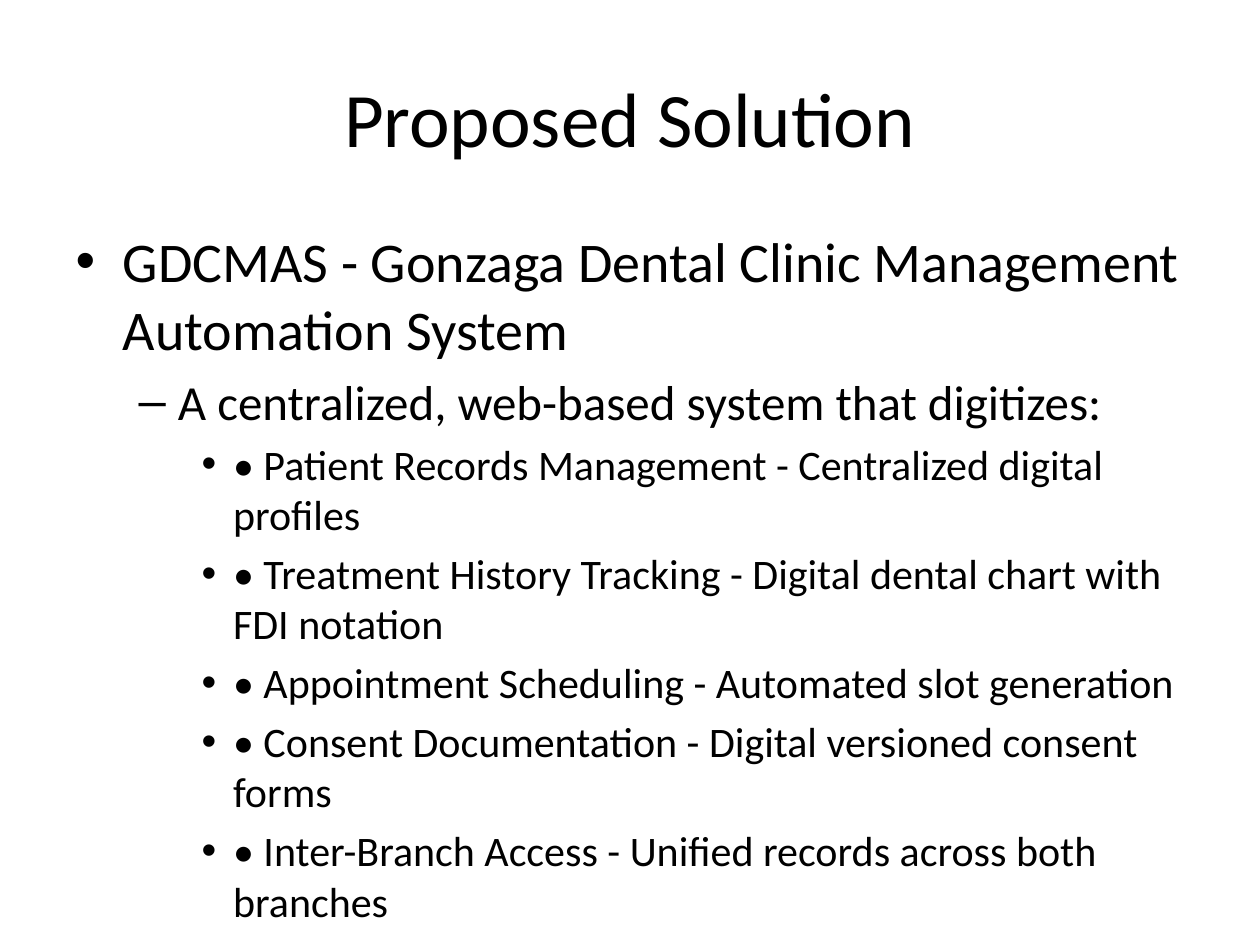
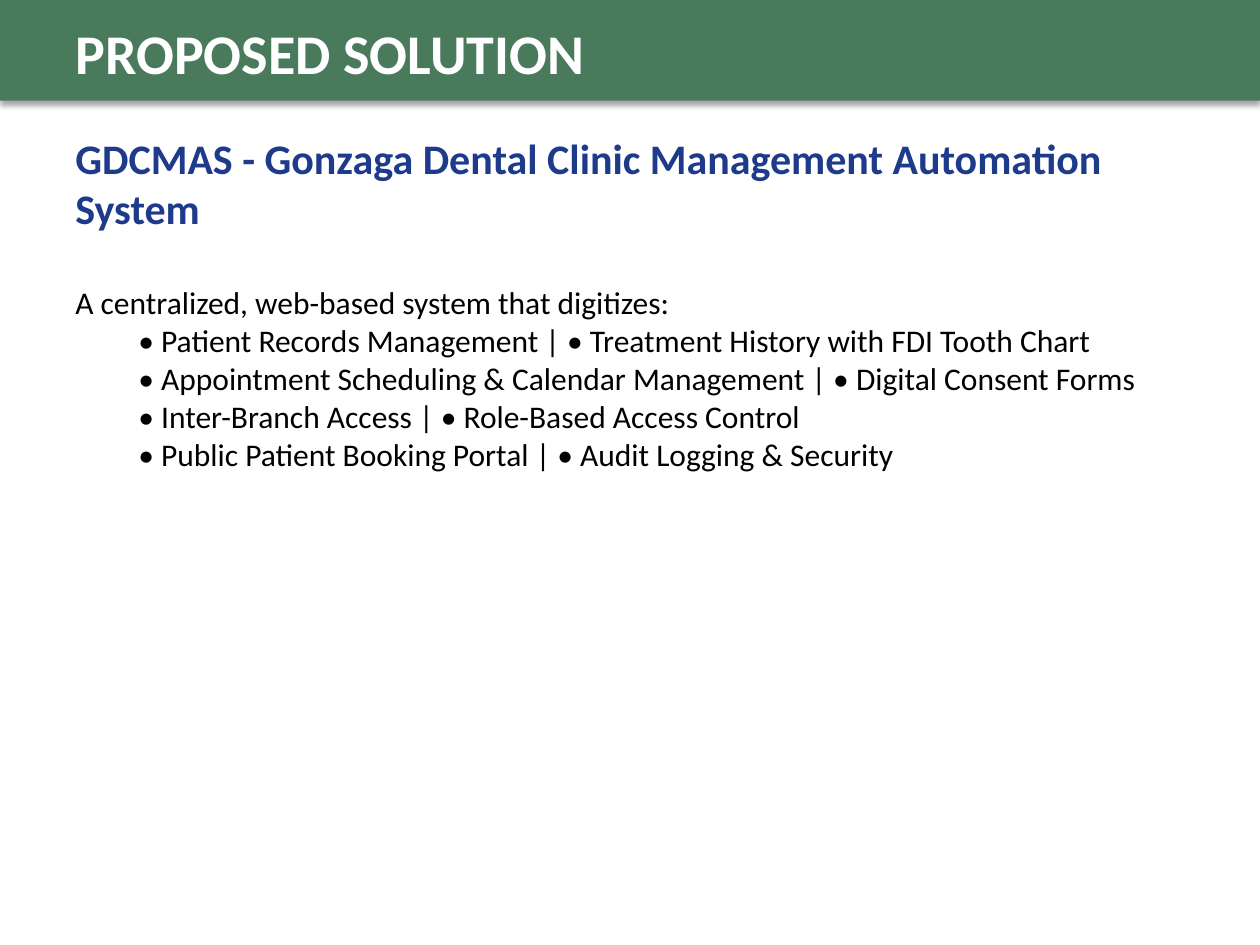
Before and after one commit to fritzmichael1-2/gonzaga-dental-clinic-system, a slide deck: slide 5 of GDCMAS_Final_Defense_Presentation.pptx. Drawn at 1260x945 pixels with LibreOffice and Linux fonts; fonts in the diff are those of the drawing. Boxes give left, top, right and bottom in pixels: in the first picture for what was removed or moved away, otherwise in the second. Text is boxed around its words. In the diff, an @@ line names an element or a change of style, - is before the commit and + after.

Commit message:
Enhance defense presentation with professional design and dental theme

```diff
--- a/GDCMAS_Final_Defense_Presentation.pptx
+++ b/GDCMAS_Final_Defense_Presentation.pptx
@@ rectangle added at (0,0,1260,101), fill #4A7A5C @@
@@ text "PROPOSED SOLUTION" at (75,37,585,75): vertical alignment middle to top @@
@@ text at (75,37,585,75): text changed; size 44 to 32 pt; text colour #000000 to #FFFFFF; bold on @@
-Proposed Solution
+PROPOSED SOLUTION
@@ text added at (75,144,1102,231), 24 pt, text #1E3A8A, bold @@
+GDCMAS - Gonzaga Dental Clinic Management Automation System
@@ text at (123,243,1179,359): paragraph removed @@
-• GDCMAS - Gonzaga Dental Clinic Management Automation System
@@ text "A centralized, web-based system that ...": place and size @@
-text "A centralized, web-based system that ..." at (123,243,1179,918)
+text "A centralized, web-based system that ..." at (75,292,1135,472)
@@ text at (75,292,669,320): size 28 to 18 pt in "A centralized, web-based system that digitizes:"; bullet – to none; list level 2 to 1 in "A centralized, web-based system that ..." @@
@@ text at (161,330,1135,472): text changed; size 24 to 18 pt @@
-    • • Patient Records Management - Centralized digital profiles
-    • • Treatment History Tracking - Digital dental chart with FDI notation
-    • • Appointment Scheduling - Automated slot generation
-    • • Consent Documentation - Digital versioned consent forms
-    • • Inter-Branch Access - Unified records across both branches
-    • • Role-Based Access Control - Secure, authorized access
-    • • Public Booking Portal - Online appointment requests
+  • Patient Records Management | • Treatment History with FDI Tooth Chart
+  • Appointment Scheduling & Calendar Management | • Digital Consent Forms
+  • Inter-Branch Access | • Role-Based Access Control
+  • Public Patient Booking Portal | • Audit Logging & Security
```
Also in this commit, not shown: 9 other slides changed.
